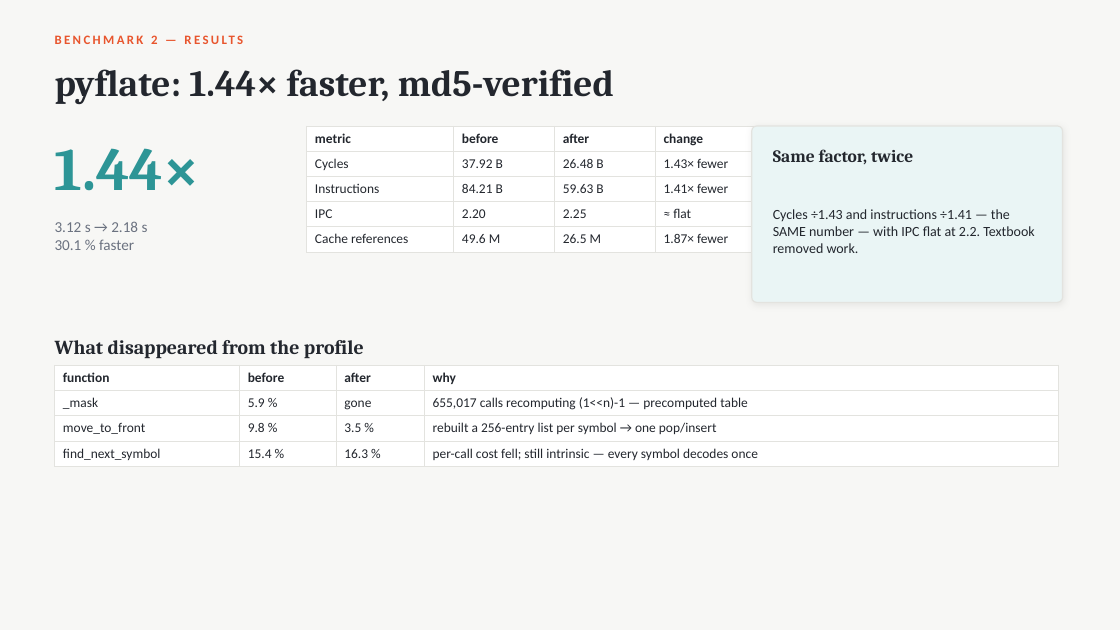
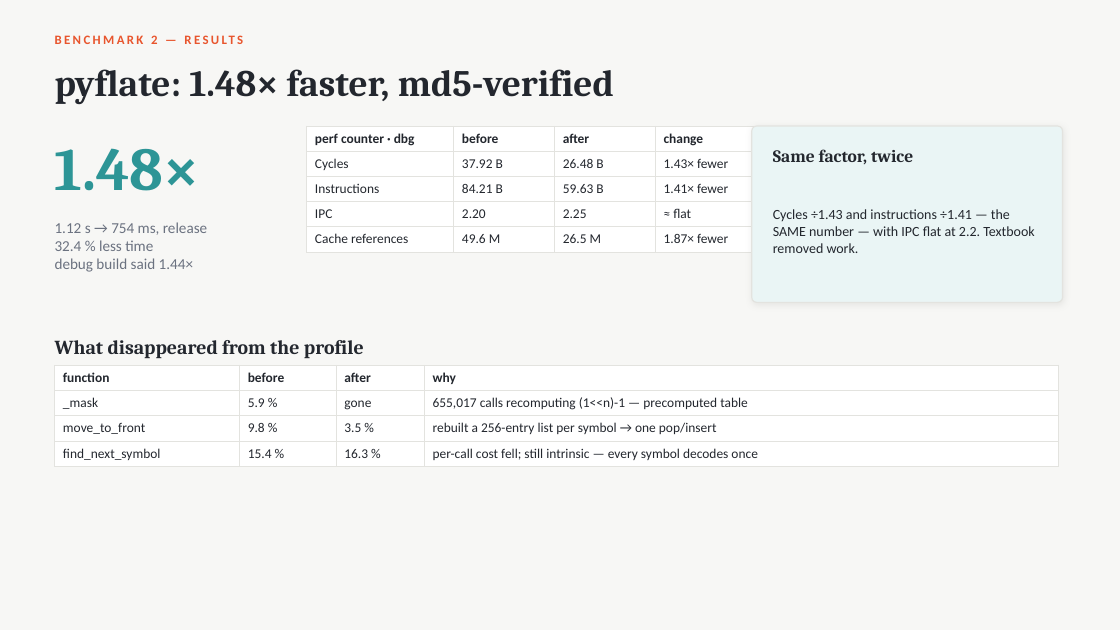
Before and after one commit to AhmadAbdAlhleem/hwsw-project, a slide deck: slide 12 of presentation.pptx. Drawn at 1120x630 pixels with LibreOffice and Linux fonts; fonts in the diff are those of the drawing. Boxes give left, top, right and bottom in pixels: in the first picture for what was removed or moved away, otherwise in the second. Text is boxed around its words. In the diff, an @@ line names an element or a change of style, - is before the commit and + after.

```diff
--- a/presentation.pptx
+++ b/presentation.pptx
@@ text at (x1=55, y1=69, x2=614, y2=104): text changed @@
-pyflate: 1.44× faster, md5-verified
+pyflate: 1.48× faster, md5-verified
@@ text at (x1=55, y1=148, x2=200, y2=191): text changed @@
-1.44×
+1.48×
@@ table at (x1=307, y1=126, x2=769, y2=247) @@
-row 1, column 1: metric
+row 1, column 1: perf counter · dbg
@@ text at (x1=55, y1=222, x2=207, y2=272): text changed @@
-3.12 s → 2.18 s
-30.1 % faster
+1.12 s → 754 ms, release
+32.4 % less time
+debug build said 1.44×
```
Also in this commit, not shown: 6 other slides changed, 1 slide added, 12 other files.
